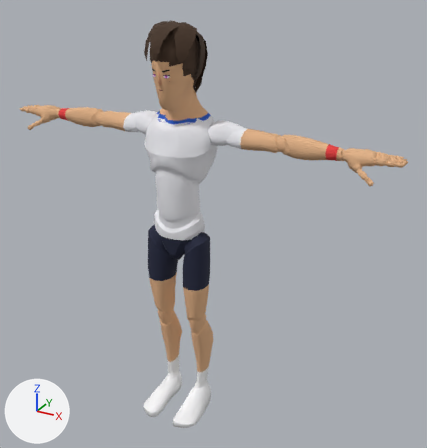
Before and after pictures for a commit that changed the glTF model sweetspot/models/players/p06.glb.
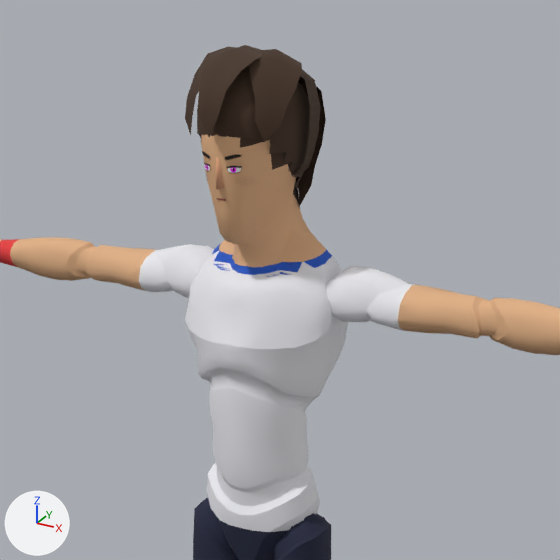
Old and new are each drawn whole from a camera (50 mm lens) standing at (1.34, -2.12, 2.11) and looking at (0.13, 0.08, 1.01) and again close up on the part from 14% to 73% of the width and 0% to 56% of the height. Every picture has the same lights, and +X, +Y and +Z are marked at lower left. The last two pictures show the newer version. Vertices at exactly the same position are counted once.

Objects in the first close-up: 'Body', 'Hair' and 2 more.
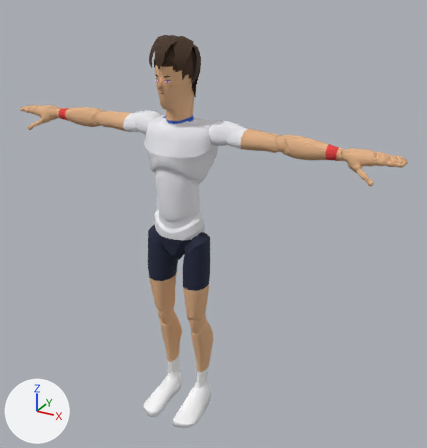
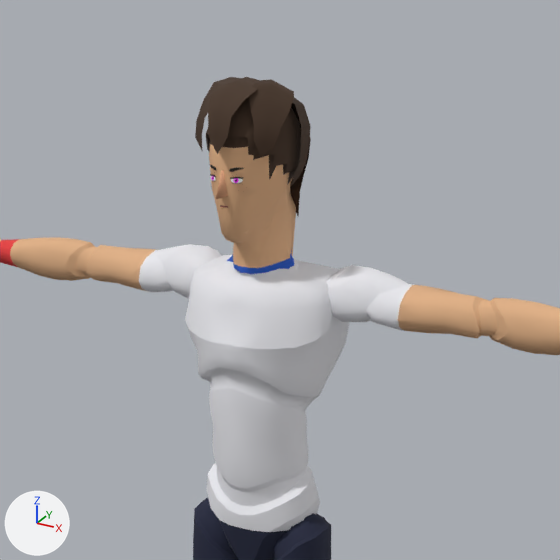
Diff of the bpy script that builds the scene:
```diff
--- a/sweetspot/models/players/p06.glb.py
+++ b/sweetspot/models/players/p06.glb.py
@@ me_mannequin @@
 # used by ob_body; location = (0.0, 0.0, 0.0)
-me_mannequin.from_pydata(...)  # 7382 vertices, 14519 faces; spans x -0.96..0.96, y -0.21..0.13, z 0.0..1.86
+me_mannequin.from_pydata(...)  # 7378 vertices, 14511 faces; spans x -0.96..0.96, y -0.21..0.14, z 0.0..1.81
+# me_mannequin part 1: 235 vertices moved from x -0.2..0.2, y -0.13..0.13, z 1.32..1.86 to x -0.2..0.2, y -0.11..0.13, z 1.33..1.81; 118 vertices removed from x -0.13..0.13, y -0.04..0.12, z 1.47..1.79; 114 vertices added at x -0.14..0.14, y -0.05..0.11, z 1.48..1.67
+# me_mannequin part 2: 25 kept faces spanning x -0.09..0.09, y -0.1..0.09, z 1.48..1.74 get new texture (UV) coordinates
 me_mannequin.materials.append(mat_palette)
@@ me_hair @@
 # used by ob_hair; location = (0.0, 0.0, 0.0)
-me_hair.from_pydata(...)  # 478 vertices, 908 faces; spans x -0.111..0.111, y -0.154..0.163, z 1.574..1.904
+me_hair.from_pydata(...)  # 448 vertices, 846 faces; spans x -0.097..0.097, y -0.125..0.121, z 1.571..1.849
+# me_hair part 3: the loose piece of 253 vertices spanning x -0.091..0.091, y -0.125..0.133, z 1.574..1.872 is rebuilt with 221 vertices and now spans x -0.08..0.08, y -0.102..0.098, z 1.644..1.822
+# me_hair part 4: the loose piece of 84 vertices spanning x -0.086..0.086, y 0.045..0.163, z 1.578..1.871 is rebuilt with 85 vertices and now spans x -0.071..0.071, y 0.032..0.121, z 1.571..1.821
+# me_hair part 5: the loose piece of 84 vertices spanning x -0.111..0.111, y -0.154..0.077, z 1.748..1.904 is rebuilt with 85 vertices and now spans x -0.095..0.095, y -0.125..0.06, z 1.718..1.849
+# me_hair part 6: the loose piece of 57 vertices spanning x -0.111..0.111, y 0.007..0.113, z 1.67..1.873 is rebuilt with 57 vertices and now spans x -0.097..0.097, y 0.001..0.092, z 1.652..1.823
 me_hair.materials.append(mat_palette)
```

Where the change shows, as pixel boxes [x1, y1, x2, y2] in the close-ups (560 x 560 px; the box of a moved part takes in the faces that stretch with it):
'Body', reshaped: before [0, 134, 560, 560]; after [0, 137, 560, 560]
'Hair', reshaped (18% narrower, 14% shorter): before [185, 45, 326, 207]; after [195, 77, 311, 216]
part 1 of me_mannequin, moved or reshaped: before [168, 134, 373, 311]; after [168, 137, 373, 311]
part 2 of me_mannequin, surface changed: before [214, 138, 299, 276]; after [209, 143, 296, 283]
part 3 of me_hair, rebuilt (16% narrower, 38% shorter): before [197, 65, 310, 207]; after [206, 97, 301, 185]
part 4 of me_hair, rebuilt: before [298, 80, 326, 205]; after [290, 106, 311, 216]
part 5 of me_hair, rebuilt (15% narrower, 16% shorter): before [185, 45, 302, 142]; after [195, 77, 294, 158]
part 6 of me_hair, rebuilt (12% narrower, 17% shorter): before [297, 69, 320, 176]; after [291, 97, 311, 186]
